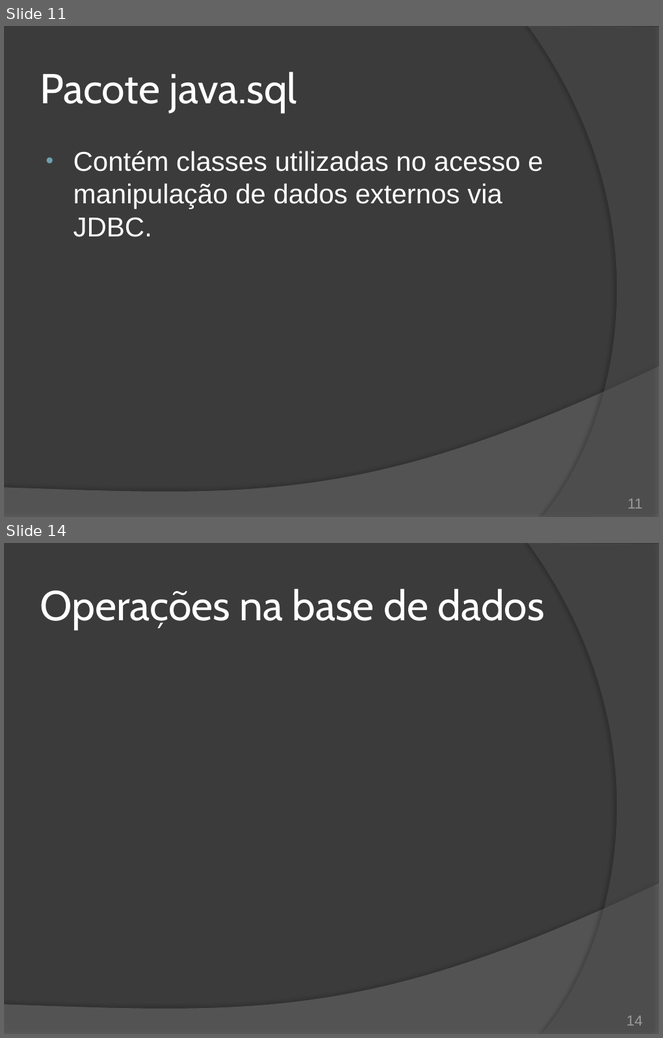
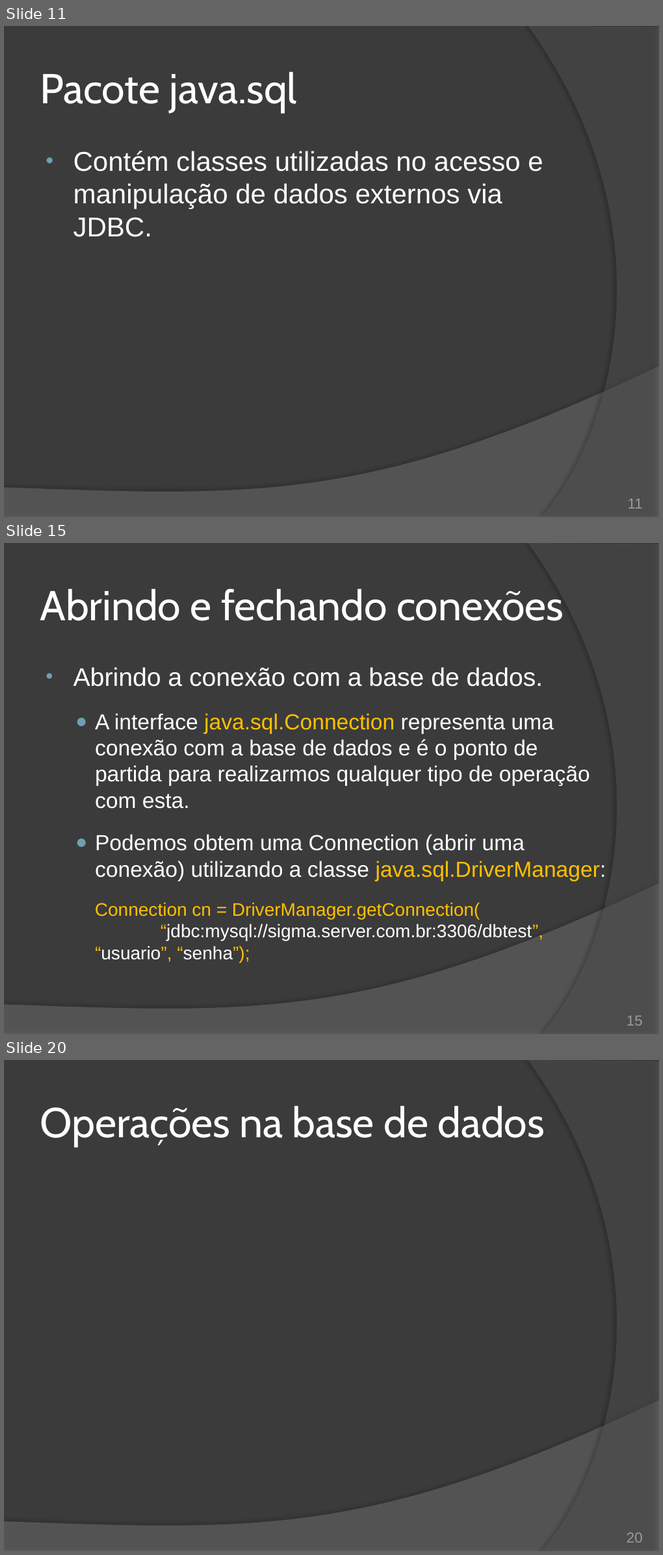
Before and after one commit to duchesqui/slzvieira-training, a slide deck: 2-Java-Programmer-Modulo-II/19.Capitulo11.pptx. Shown one above the other, each under a label of ours: slides 11 and 14 before the commit, slides 11, 15 and 20 after it; the slides between them are not shown. The pictures are 663x1038 and 663x1555 pixels, drawn with LibreOffice and Linux fonts; fonts in the diff are those of the drawing. Boxes give left, top, right and bottom in pixels: in the first picture for what was removed or moved away, otherwise in the second. Text is boxed around its words. In the diff, an @@ line names an element or a change of style, - is before the commit and + after.

Commit message:
JDBC: Carregamento do driver, URL de conexão, DriverManager e Connection.

```diff
--- a/2-Java-Programmer-Modulo-II/19.Capitulo11.pptx
+++ b/2-Java-Programmer-Modulo-II/19.Capitulo11.pptx
@@ slide 15 added at bbox=[4, 543, 659, 1034], background #3B3B3B; not listed: 2 template elements that a slide beside it also shows @@
@@ title added at bbox=[40, 589, 564, 621], 46 pt, text #FFFFFF @@
+Abrindo e fechando conexões
@@ text added at bbox=[74, 667, 607, 963], 24 pt, text #FFFFFF @@
+• Abrindo a conexão com a base de dados.
+  ● A interface java.sql.Connection representa uma conexão com a base de dados e é o ponto de partida para realizarmos qualquer tipo de operação com esta.
+  ● Podemos obtem uma Connection (abrir uma conexão) utilizando a classe java.sql.DriverManager:
+  Connection cn = DriverManager.getConnection(
+  “jdbc:mysql://sigma.server.com.br:3306/dbtest”, “usuario”, “senha”);
@@ page number added at bbox=[627, 1016, 643, 1026], 16 pt, text #9D9B9A @@
+15
@@ what was slide 14 is now slide 20 @@
@@ page number at bbox=[627, 1533, 643, 1543]: text changed @@
-14
+20
```
Also in this commit, not shown: 2 slides changed, 5 other slides added.
